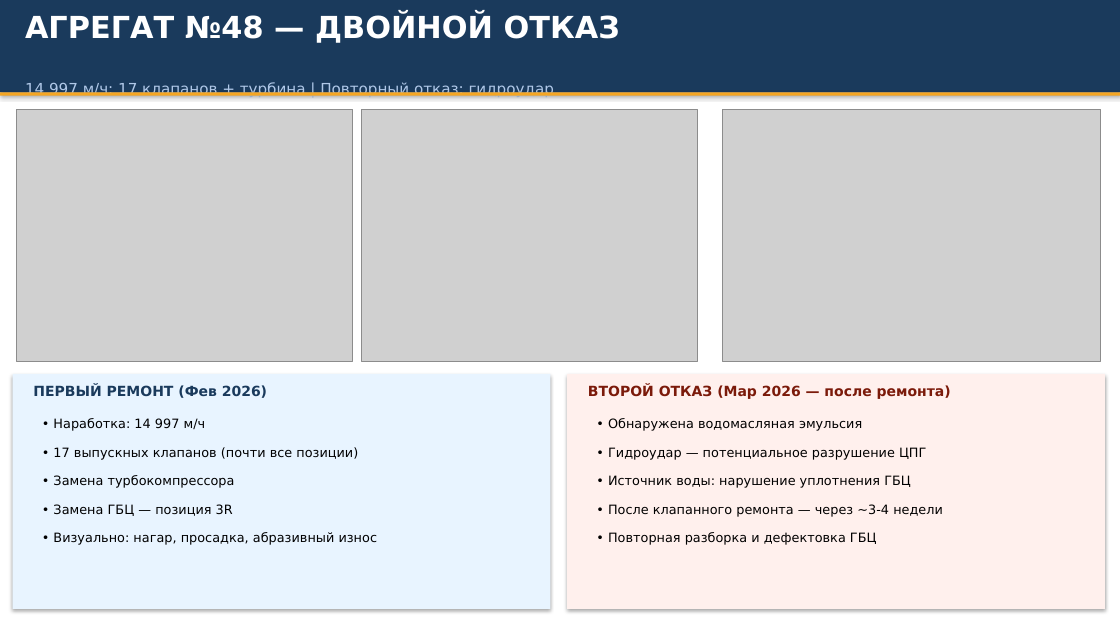
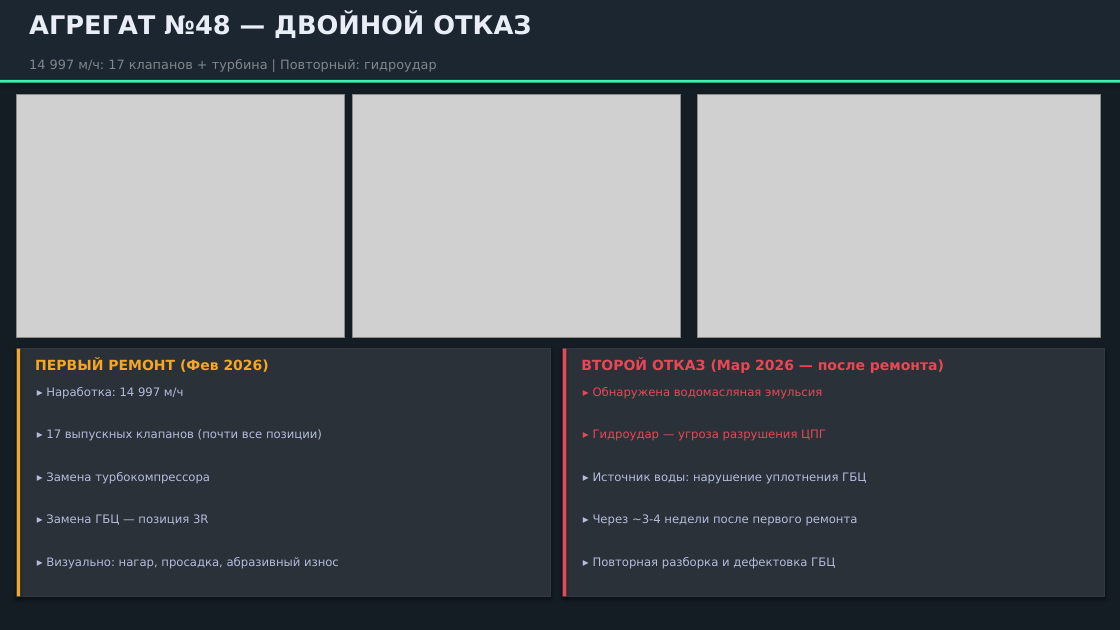
Before and after one commit to victorekuznetsov/NTE200, a slide deck: slide 8 of Презентация_анализ_клапанов_QSK50_NTE200.pptx. Drawn at 1120x630 pixels with LibreOffice and Linux fonts; fonts in the diff are those of the drawing; grey boxes stand for pictures. Boxes give left, top, right and bottom in pixels: in the first picture for what was removed or moved away, otherwise in the second. Text is boxed around its words. In the diff, an @@ line names an element or a change of style, - is before the commit and + after.

```diff
--- a/Презентация_анализ_клапанов_QSK50_NTE200.pptx
+++ b/Презентация_анализ_клапанов_QSK50_NTE200.pptx
@@ background #FFFFFF to #141C24 @@
@@ rectangle: place and size @@
-rectangle at [0,0,1120,92]
+rectangle at [0,0,1120,80]
@@ rectangle at [0,0,1120,80]: fill #1A3A5C to #1C2630 @@
@@ text "АГРЕГАТ №48 — ДВОЙНОЙ ОТКАЗ" at [29,15,531,38]: size 26 to 22 pt, text colour #FFFFFF to #E8EDF6 @@
@@ text at [29,59,437,72]: text changed; size 13 to 11 pt; text colour #B0C8E8 to #80868B @@
-14 997 м/ч: 17 клапанов + турбина | Повторный отказ: гидроудар
+14 997 м/ч: 17 клапанов + турбина | Повторный: гидроудар
@@ rectangle: place and size @@
-rectangle at [0,92,1120,96]
+rectangle at [0,80,1120,83]
@@ rectangle at [0,80,1120,83]: fill #F5A623 to #3EF0AF @@
@@ picture: place and size @@
-picture at [17,109,353,361]
+picture at [17,94,344,338]
@@ picture: place and size @@
-picture at [361,109,697,361]
+picture at [353,94,681,338]
@@ picture: place and size @@
-picture at [723,109,1101,361]
+picture at [697,94,1101,338]
@@ rectangle: place and size @@
-rectangle at [13,374,550,609]
+rectangle at [17,349,550,597]
@@ rectangle at [17,349,550,597]: fill #E8F4FF to #2A3138; outline none to #303A44 1 pt @@
@@ rectangle added at [17,349,20,597], fill #F5A623 @@
@@ text "ПЕРВЫЙ РЕМОНТ (Фев 2026)": place and size @@
-text "ПЕРВЫЙ РЕМОНТ (Фев 2026)" at [33,384,267,398]
+text "ПЕРВЫЙ РЕМОНТ (Фев 2026)" at [35,359,269,372]
@@ text "ПЕРВЫЙ РЕМОНТ (Фев 2026)" at [35,359,269,372]: text colour #1A3A5C to #F5A623 @@
@@ rectangle: place and size @@
-rectangle at [567,374,1105,609]
+rectangle at [563,349,1105,597]
@@ rectangle at [563,349,1105,597]: fill #FFF0ED to #2A3138; outline none to #303A44 1 pt @@
@@ rectangle added at [563,349,566,597], fill #E84855 @@
@@ text "ВТОРОЙ ОТКАЗ (Мар 2026 — ...": place and size @@
-text "ВТОРОЙ ОТКАЗ (Мар 2026 — ..." at [588,384,951,399]
+text "ВТОРОЙ ОТКАЗ (Мар 2026 — ..." at [581,359,944,373]
@@ text "ВТОРОЙ ОТКАЗ (Мар 2026 — ..." at [581,359,944,373]: text colour #7B1A0A to #E84855 @@
@@ text at [46,387,184,399]: text changed; size 11 to 10 pt; text colour #000000 to #B3BDDC @@
-• Наработка: 14 997 м/ч
+▸ Наработка: 14 997 м/ч
@@ text at [593,387,822,399]: text changed; size 11 to 10 pt; text colour #000000 to #E84855 @@
-• Обнаружена водомасляная эмульсия
+▸ Обнаружена водомасляная эмульсия
@@ text at [46,429,322,441]: text changed; size 11 to 10 pt; text colour #000000 to #B3BDDC @@
-• 17 выпускных клапанов (почти все позиции)
+▸ 17 выпускных клапанов (почти все позиции)
@@ text at [593,429,826,441]: text changed; size 11 to 10 pt; text colour #000000 to #E84855 @@
-• Гидроудар — потенциальное разрушение ЦПГ
+▸ Гидроудар — угроза разрушения ЦПГ
@@ text at [46,472,210,484]: text changed; size 11 to 10 pt; text colour #000000 to #B3BDDC @@
-• Замена турбокомпрессора
+▸ Замена турбокомпрессора
@@ text at [593,472,866,484]: text changed; size 11 to 10 pt; text colour #000000 to #B3BDDC @@
-• Источник воды: нарушение уплотнения ГБЦ
+▸ Источник воды: нарушение уплотнения ГБЦ
@@ text at [46,514,209,525]: text changed; size 11 to 10 pt; text colour #000000 to #B3BDDC @@
-• Замена ГБЦ — позиция 3R
+▸ Замена ГБЦ — позиция 3R
@@ text at [593,514,858,526]: text changed; size 11 to 10 pt; text colour #000000 to #B3BDDC @@
-• После клапанного ремонта — через ~3-4 недели
+▸ Через ~3-4 недели после первого ремонта
@@ text at [46,557,339,569]: text changed; size 11 to 10 pt; text colour #000000 to #B3BDDC @@
-• Визуально: нагар, просадка, абразивный износ
+▸ Визуально: нагар, просадка, абразивный износ
@@ text at [593,557,835,569]: text changed; size 11 to 10 pt; text colour #000000 to #B3BDDC @@
-• Повторная разборка и дефектовка ГБЦ
+▸ Повторная разборка и дефектовка ГБЦ
```
Also in this commit, not shown: 14 other slides changed, 5 slides added, 6 slides removed, 1 other file.
